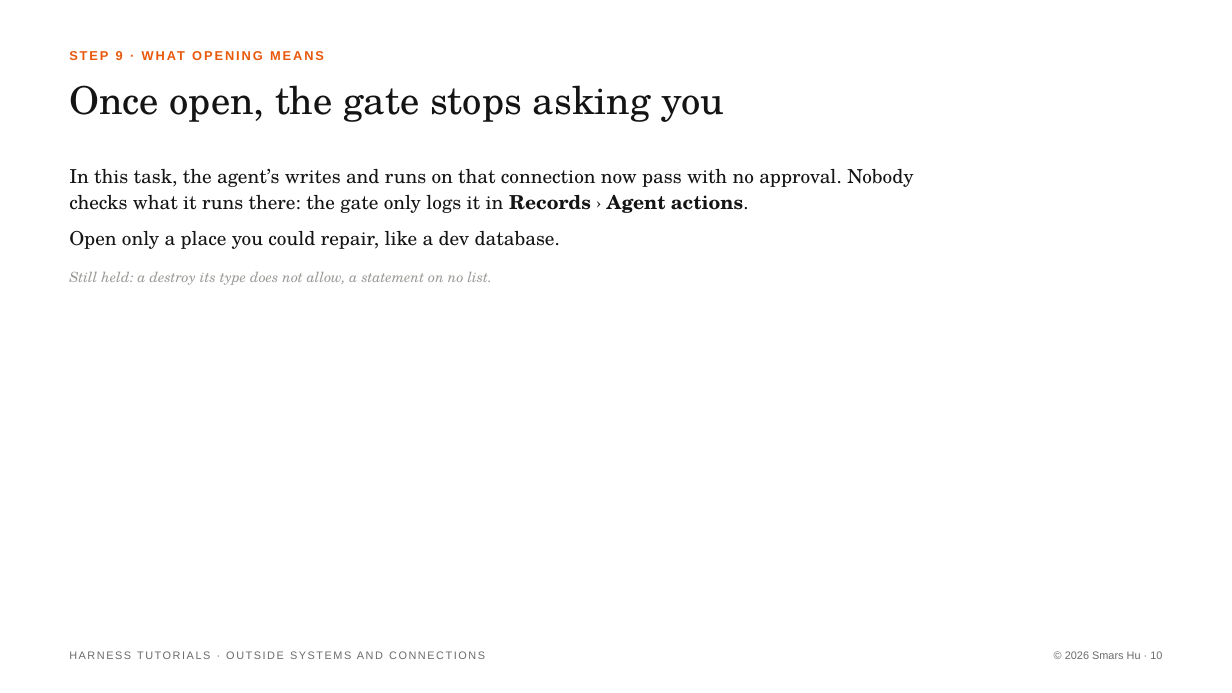
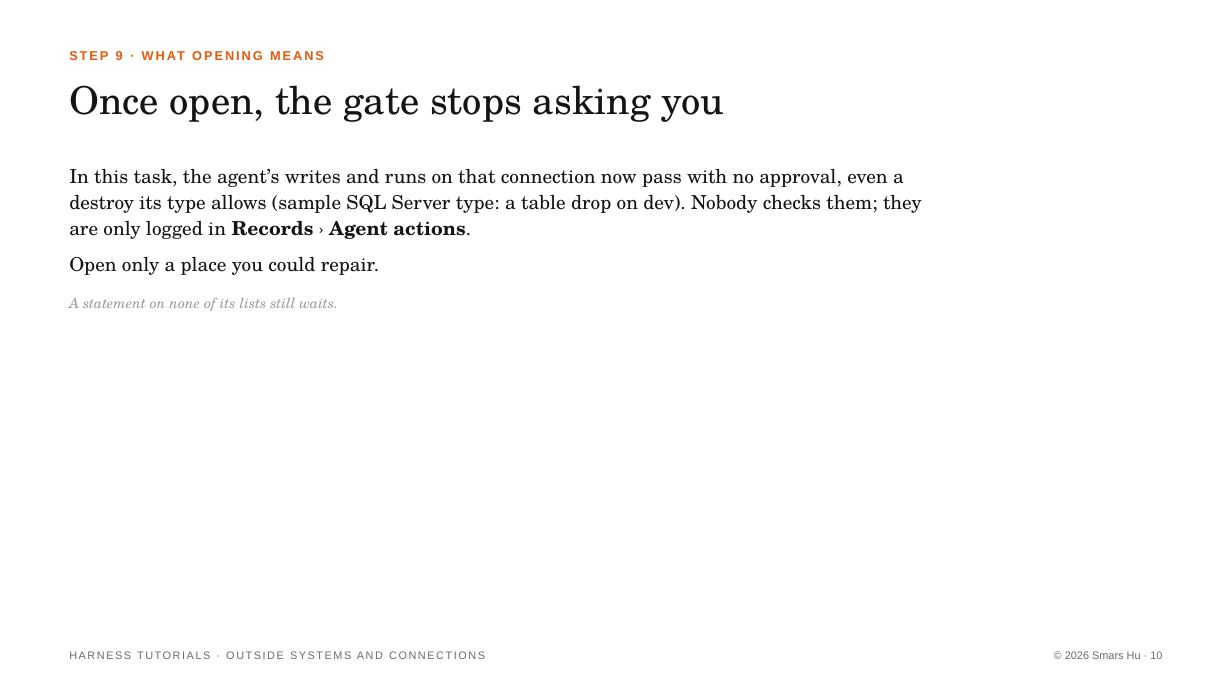
Before and after one commit to Smars-Bin-Hu/ai-exploration, a slide deck: slide 10 of source/tutorials/4_outside.pptx. Drawn at 1232x693 pixels with LibreOffice and Linux fonts; fonts in the diff are those of the drawing. Boxes give left, top, right and bottom in pixels: in the first picture for what was removed or moved away, otherwise in the second. Text is boxed around its words. In the diff, an @@ line names an element or a change of style, - is before the commit and + after.

```diff
--- a/source/tutorials/4_outside.pptx
+++ b/source/tutorials/4_outside.pptx
@@ text at (69,168,922,275): text changed @@
-In this task, the agent’s writes and runs on that connection now pass with no approval. Nobody checks what it runs there: the gate only logs it in Records › Agent actions.
-Open only a place you could repair, like a dev database.
+In this task, the agent’s writes and runs on that connection now pass with no approval, even a destroy its type allows (sample SQL Server type: a table drop on dev). Nobody checks them; they are only logged in Records › Agent actions.
+Open only a place you could repair.
@@ text at (69,298,338,311): text changed @@
-Still held: a destroy its type does not allow, a statement on no list.
+A statement on none of its lists still waits.
```
Also in this commit, not shown: 6 other slides changed, 2 other files.
